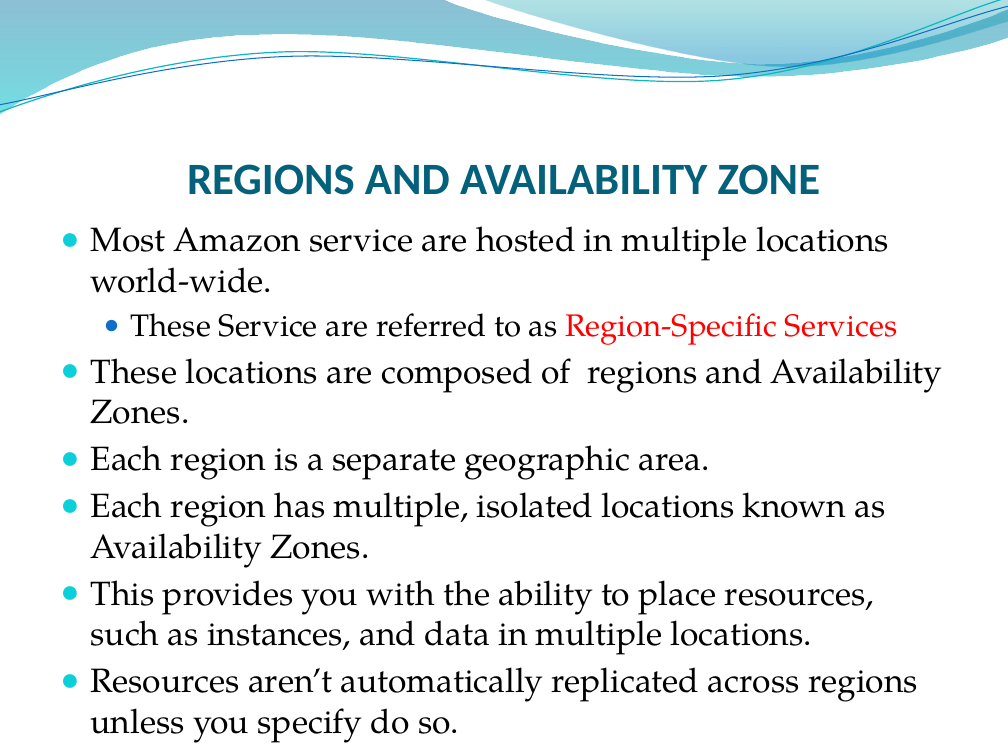
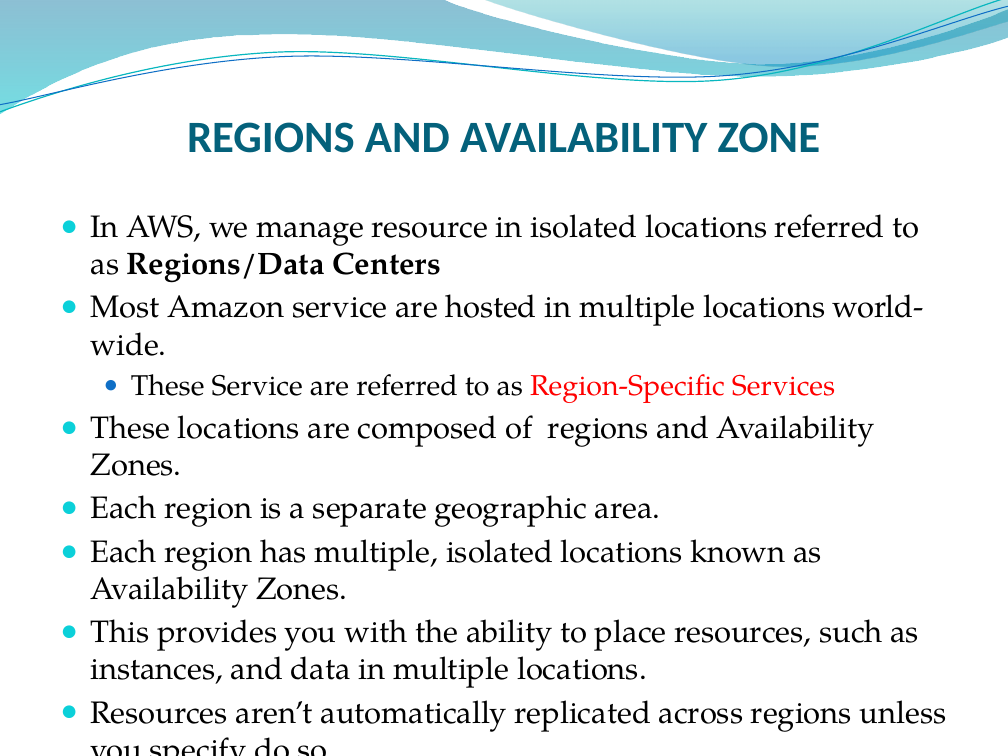
Before and after one commit to godwillngwanah/AWS-Sol-Arch-02, a slide deck: slide 2 of Batch-09/Proff Lecture Material/2. INTRODUCTION TO AWS.pptx. Drawn at 1008x756 pixels with LibreOffice and Linux fonts; fonts in the diff are those of the drawing; background and template pictures are left out. Boxes give left, top, right and bottom in pixels: in the first picture for what was removed or moved away, otherwise in the second. Text is boxed around its words. In the diff, an @@ line names an element or a change of style, - is before the commit and + after.

```diff
--- a/Batch-09/Proff Lecture Material/2. INTRODUCTION TO AWS.pptx
+++ b/Batch-09/Proff Lecture Material/2. INTRODUCTION TO AWS.pptx
@@ title "REGIONS AND AVAILABILITY ZONE": place and size @@
-title "REGIONS AND AVAILABILITY ZONE" at <box>187,164,820,195</box>
+title "REGIONS AND AVAILABILITY ZONE" at <box>187,122,820,153</box>
@@ text "In AWS, we manage resource ...": place and size @@
-text "In AWS, we manage resource ..." at <box>91,226,943,702</box>
+text "In AWS, we manage resource ..." at <box>91,214,947,732</box>
@@ text at <box>91,214,919,283</box>: paragraph added @@
+● In AWS, we manage resource in isolated locations referred to as Regions/Data Centers
@@ text at <box>91,294,947,732</box>: size 24.1 to 22.1 pt in "Most Amazon service are hosted in multiple ...", "These locations are composed of regions and ...", "Each region is a separate geographic area.", "Each region has multiple, isolated locations known ..." and 2 more places; size 22.2 to 20.4 pt in "These Service are referred to as Region-Specific ..." @@
```
Also in this commit, not shown: 42 other files.
